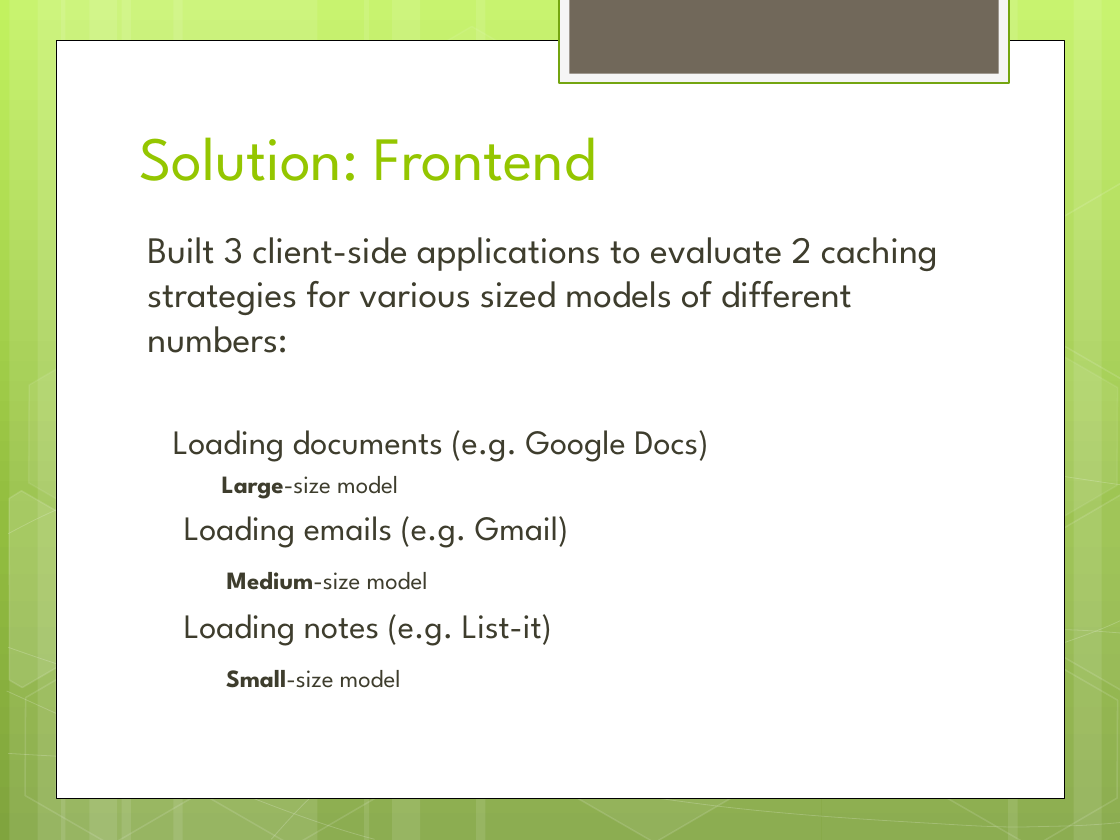
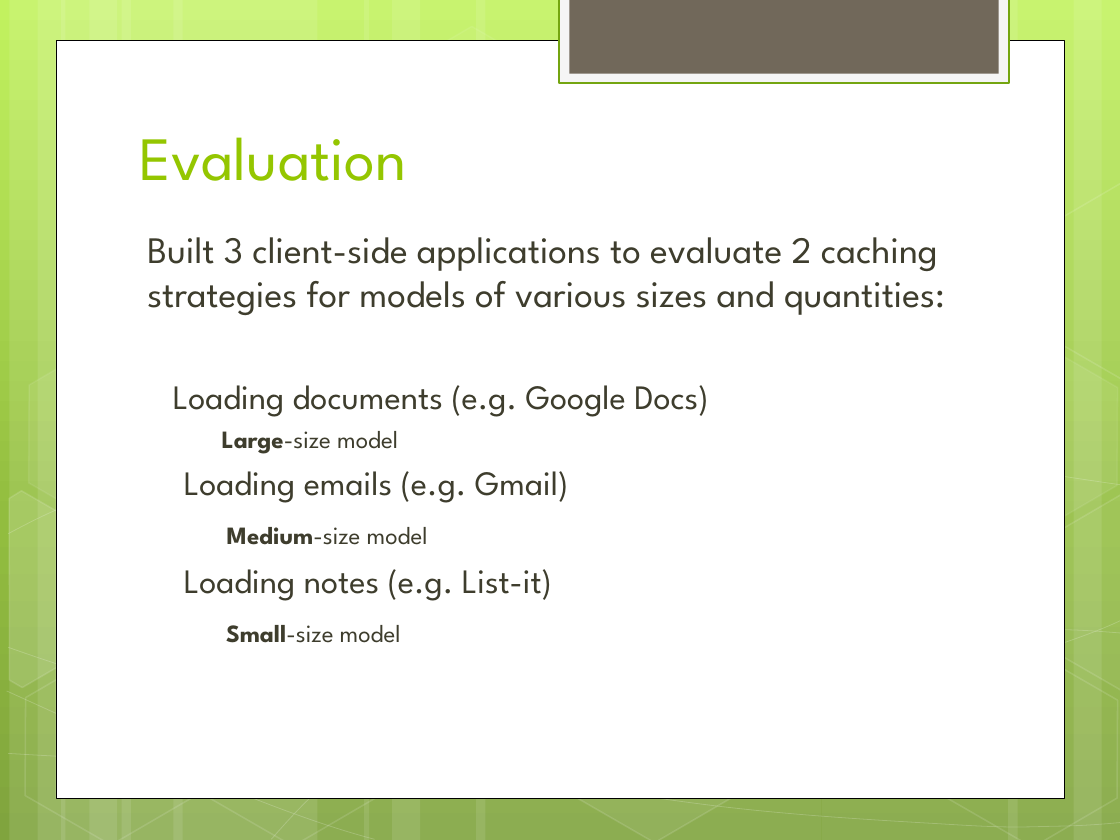
Before and after one commit to wolfes/backbone-store, a slide deck: slide 7 of presentation.pptx (slide 5 before the commit). Drawn at 1120x840 pixels with LibreOffice and Linux fonts; fonts in the diff are those of the drawing. Boxes give left, top, right and bottom in pixels: in the first picture for what was removed or moved away, otherwise in the second. Text is boxed around its words. In the diff, an @@ line names an element or a change of style, - is before the commit and + after.

```diff
--- a/presentation.pptx
+++ b/presentation.pptx
@@ title at bbox=[139, 137, 406, 181]: text changed @@
-Solution: Frontend
+Evaluation
@@ text at bbox=[147, 237, 945, 315]: text changed @@
-Built 3 client-side applications to evaluate 2 caching strategies for various sized models of different numbers:
+Built 3 client-side applications to evaluate 2 caching strategies for models of various sizes and quantities:
```
Also in this commit, not shown: 2 other slides changed, 3 slides added, 1 slide removed, 4 other files.
